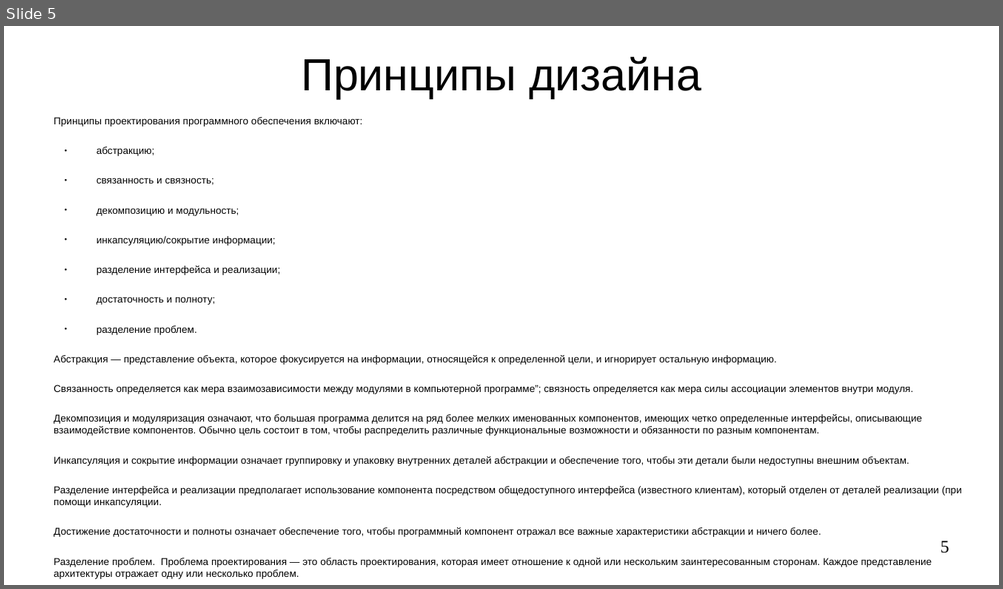
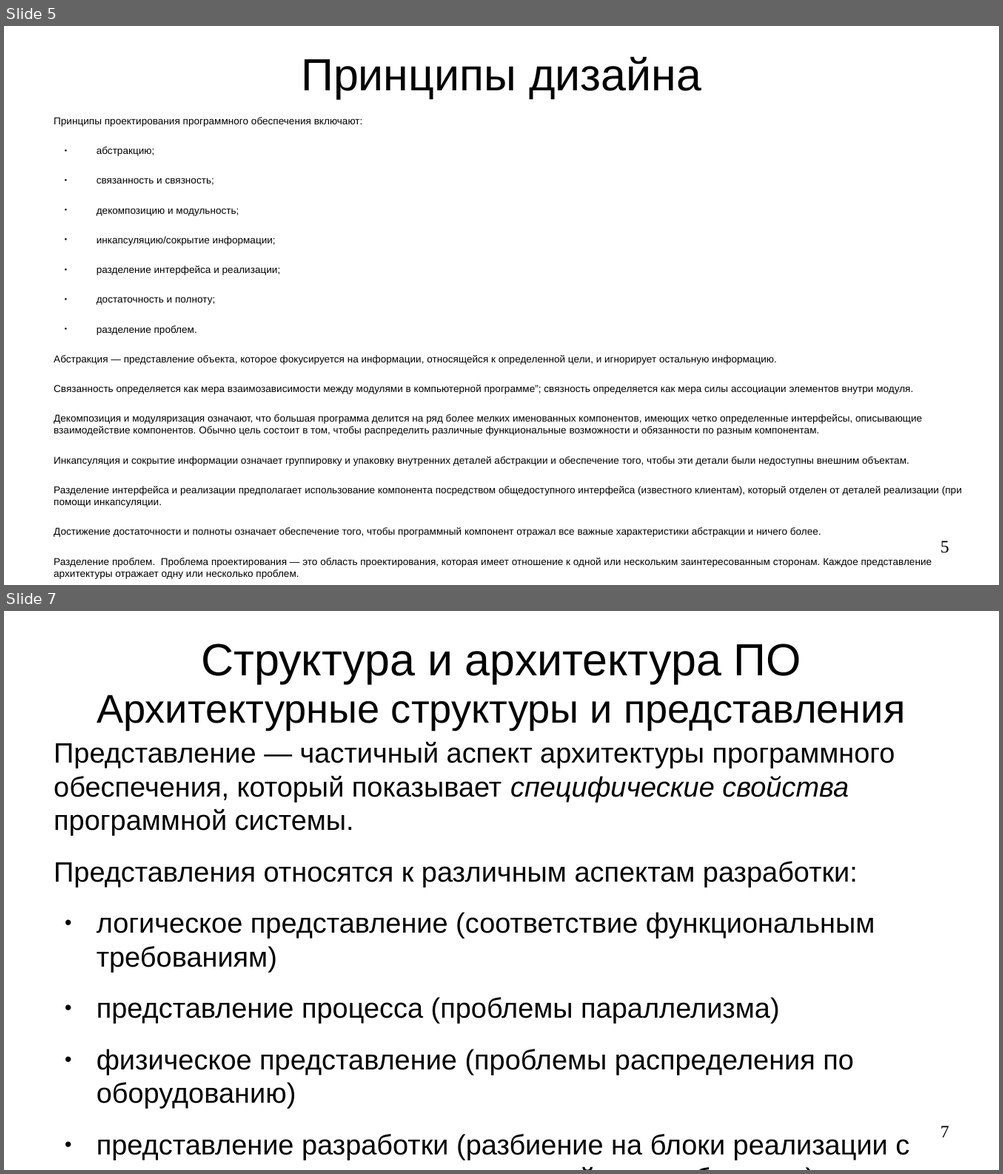
Before and after one commit to steelcraft/stud-lab, a slide deck: Лекции/CASWE01#L2.odp. Shown one above the other, each under a label of ours: slide 5 before the commit, slides 5 and 7 after it; the slides between them are not shown. The pictures are 1003x589 and 1003x1174 pixels, drawn with LibreOffice and Linux fonts; fonts in the diff are those of the drawing. Boxes give left, top, right and bottom in pixels: in the first picture for what was removed or moved away, otherwise in the second. Text is boxed around its words. In the diff, an @@ line names an element or a change of style, - is before the commit and + after.

Commit message:
Добавлен раздел "Анализ качества разработки ПО. Метрики"

```diff
--- a/Лекции/CASWE01#L2.odp
+++ b/Лекции/CASWE01#L2.odp
@@ slide 7 added at <box>4,611,999,1170</box>, background #FFFFFF @@
@@ title added at <box>201,644,801,684</box>, 36 pt, text #000000 @@
+Структура и архитектура ПО
@@ title added at <box>96,695,905,730</box>, 32 pt, text #000000 @@
+Архитектурные структуры и представления
@@ text added at <box>54,742,909,1160</box>, 22.4 pt, text #000000 @@
+Представление — частичный аспект архитектуры программного обеспечения, который показывает специфические свойства программной системы.
+Представления относятся к различным аспектам разработки:
+● логическое представление (соответствие функциональным требованиям)
+● представление процесса (проблемы параллелизма)
+● физическое представление (проблемы распределения по оборудованию)
+● представление разработки (разбиение на блоки реализации с явным представлением зависимостей между блоками)
@@ page number added at <box>940,1126,949,1138</box>, 14 pt, text #000000 @@
+7
```
Also in this commit, not shown: 1 slide changed, 6 other slides added.
